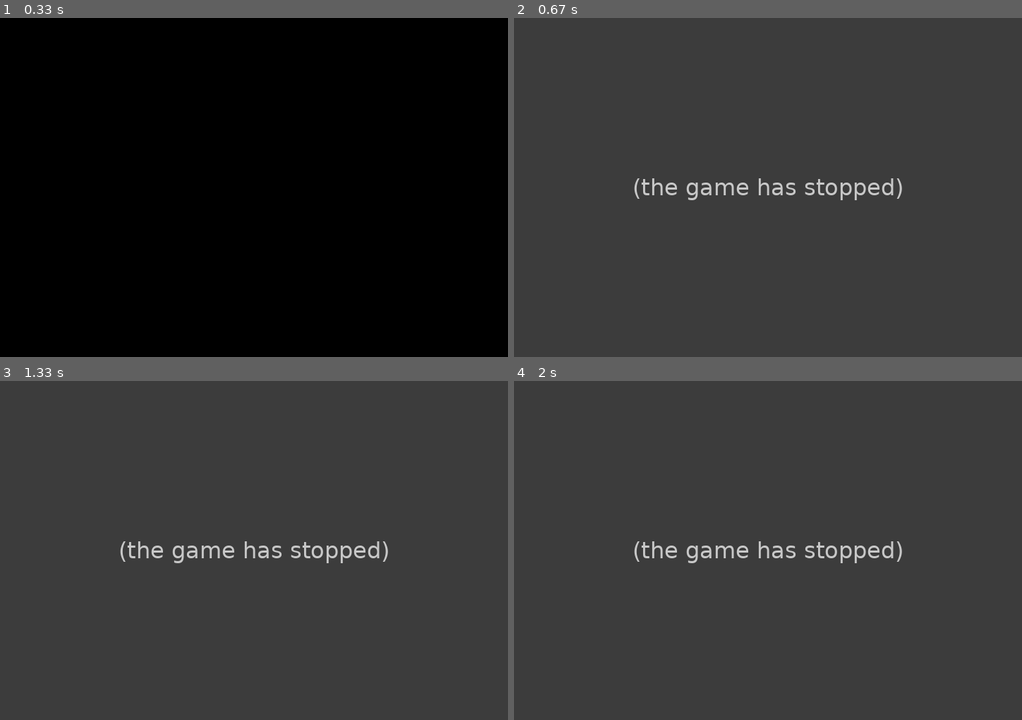
Above: before the commit, frames 1-4 (two rows, left to right).
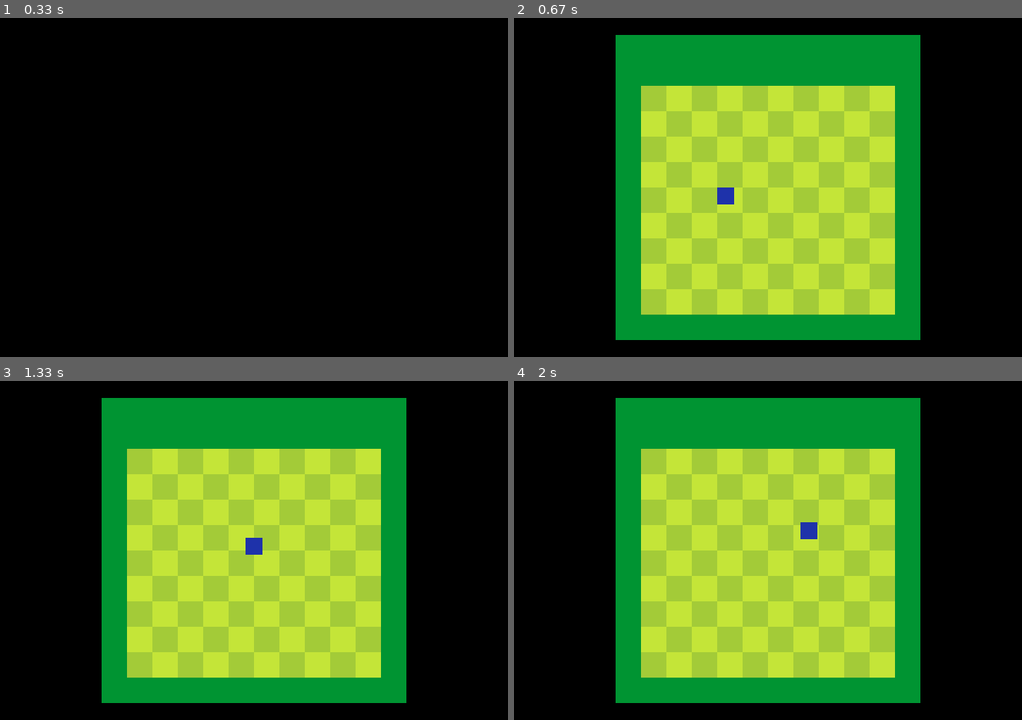
Above: after the commit, the same moments.

Repository: the24/pygame-snake
Game: pygame game, started from main.py
Two runs of this game, one before a commit and one after it. Both use one fixed random seed, a clock stepped at 60 frames per second and the inputs below.
Inputs:
- Up to frame 1 (0.33 s): no input
- Up to frame 2 (0.67 s): tap Space at 0.33 s
- Up to frame 3 (1.33 s): hold Right 0.67-1.13 s; hold Up from 1.17 s (still down)
- Up to frame 4 (2 s): release Up at 1.47 s; hold Right 1.5-1.97 s

Frame 1 is identical in both runs. In frame 2, 100% of the frame differs, in the area x 0-100%, y 0-100%; in frame 3, 100%; in frame 4, 100%.
Error before the commit: AttributeError: 'Map' object has no attribute 'snake' (main.py line 34); the game stopped at 0.33 s (later frames are placeholders)

Commit message:
changement dans l'organisation des classes

Diff:
--- a/board.py
+++ b/board.py
@@ -2,6 +2,7 @@
 from game_colors import Color
 from map import Map, Tile
 from menu import Menu
+from snake import Snake
 
 class Board(Menu):
 
@@ -10,6 +11,8 @@
         super().__init__((self.map.width + 2) * Tile.TILE_WIDTH, (self.map.height + 3) * Tile.TILE_HEIGHT, x, y)
 
         self.append_child(self.map)
+        self.snake = Snake(self.map)
+        self.map._objects.append(self.snake)
 
 
     def draw(self, screen: pygame.Surface):
--- a/main.py
+++ b/main.py
@@ -18,7 +18,6 @@
         self.started = False
         self.board.center(screen)
 
-
     def start(self):
         self.started = True
 
@@ -31,7 +30,7 @@
             self.snake().update()
 
     def snake(self) -> Snake:
-        return self.board.map.snake
+        return self.board.snake
 
 
 
--- a/menu.py
+++ b/menu.py
@@ -27,8 +27,7 @@
         self.y = y
 
         for child in self._childs:
-            child.x += delta_x
-            child.y += delta_y
+            child.move(child.x + delta_x, child.y + delta_y)
 
         for obj in self._objects:
             obj.rect.x += delta_x
--- a/snake.py
+++ b/snake.py
@@ -1,25 +1,29 @@
 from typing import Tuple
+from map import Map
 from object import Movable
 
 
 class Snake(Movable):
 
-    def __init__(self, x: int = 3, y: int = 4, color: Tuple[int] = (30, 50, 170)) -> None:
+    def __init__(self, map: Map, x: int = 3, y: int = 4, color: Tuple[int] = (30, 50, 170)) -> None:
+        x, y = map.get_pos(x, y)
         super().__init__(x, y, 24, 24, color=color)
-        self.speed = [0, 0]
+        self.map = map
+        self.dir = [0, 0]
+        self.speed = 2
 
     def update(self):
-        self.rect.x += self.speed[0]
-        self.rect.y += self.speed[1]
+        self.rect.x += self.dir[0] * self.speed
+        self.rect.y += self.dir[1] * self.speed
 
     def down(self):
-        self.speed = [0, 1]
+        self.dir = [0, 1]
 
     def up(self):
-        self.speed = [0, -1]
+        self.dir = [0, -1]
 
     def right(self):
-        self.speed = [1, 0]
+        self.dir = [1, 0]
 
     def left(self):
-        self.speed = [-1, 0]
+        self.dir = [-1, 0]
